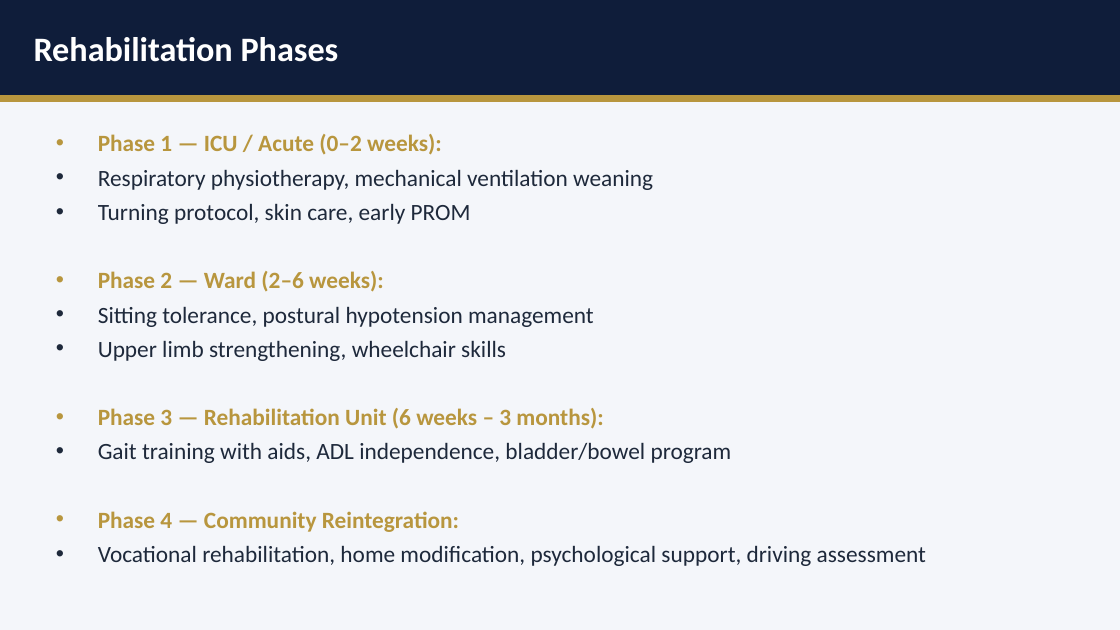
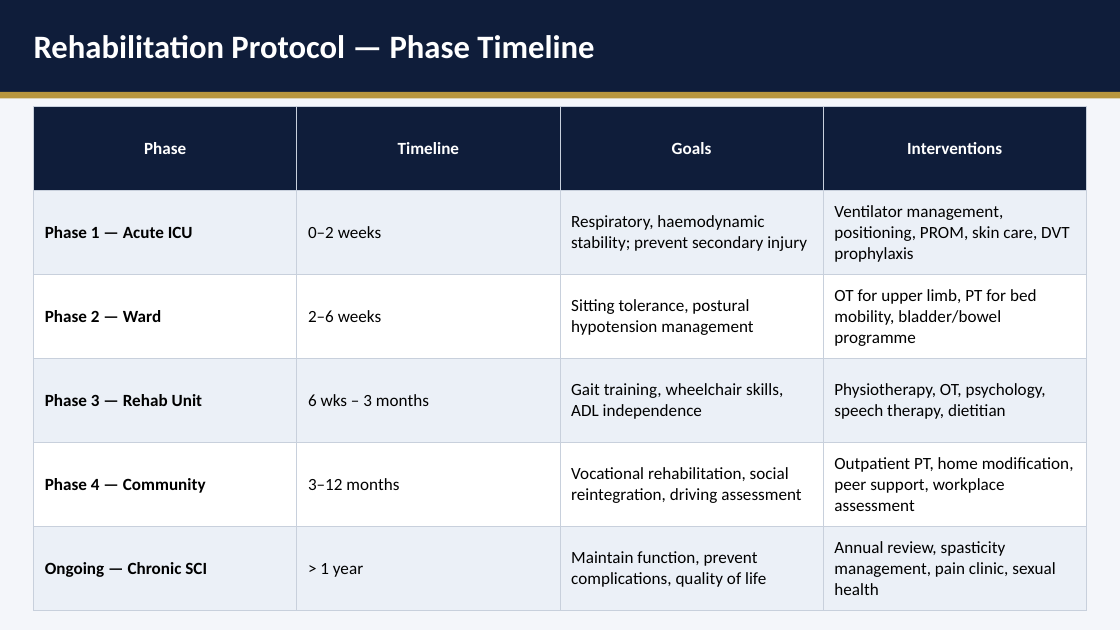
Before and after one commit to InfraXCoders/ortho-chronicles, a slide deck: slide 28 of slides/spine-fractures.pptx (slide 16 before the commit). Drawn at 1120x630 pixels with LibreOffice and Linux fonts; fonts in the diff are those of the drawing. Boxes give left, top, right and bottom in pixels: in the first picture for what was removed or moved away, otherwise in the second. Text is boxed around its words. In the diff, an @@ line names an element or a change of style, - is before the commit and + after.

```diff
--- a/slides/spine-fractures.pptx
+++ b/slides/spine-fractures.pptx
@@ text at [34,35,594,59]: text changed; size 22 to 21 pt @@
-Rehabilitation Phases
+Rehabilitation Protocol — Phase Timeline
@@ table added at [34,106,1086,610], 6 rows, 4 columns @@
+Phase | Timeline | Goals | Interventions
+Phase 1 — Acute ICU | 0–2 weeks | Respiratory, haemodynamic stability; prevent secondary injury | Ventilator management, positioning, PROM, skin care, DVT prophylaxis
+Phase 2 — Ward | 2–6 weeks | Sitting tolerance, postural hypotension management | OT for upper limb, PT for bed mobility, bladder/bowel programme
+Phase 3 — Rehab Unit | 6 wks – 3 months | Gait training, wheelchair skills, ADL independence | Physiotherapy, OT, psychology, speech therapy, dietitian
+Phase 4 — Community | 3–12 months | Vocational rehabilitation, social reintegration, driving assessment | Outpatient PT, home modification, peer support, workplace assessment
+Ongoing — Chronic SCI | > 1 year | Maintain function, prevent complications, quality of life | Annual review, spasticity management, pain clinic, sexual health
@@ text removed at [98,134,926,566] @@
-• Phase 1 — ICU / Acute (0–2 weeks):
-• Respiratory physiotherapy, mechanical ventilation weaning
-• Turning protocol, skin care, early PROM
-• Phase 2 — Ward (2–6 weeks):
-• Sitting tolerance, postural hypotension management
-• Upper limb strengthening, wheelchair skills
-• Phase 3 — Rehabilitation Unit (6 weeks – 3 months):
-• Gait training with aids, ADL independence, bladder/bowel program
-• Phase 4 — Community Reintegration:
-• Vocational rehabilitation, home modification, psychological support, driving assessment
```
Also in this commit, not shown: 6 other slides changed, 23 slides added, 11 slides removed, 10 other files.
